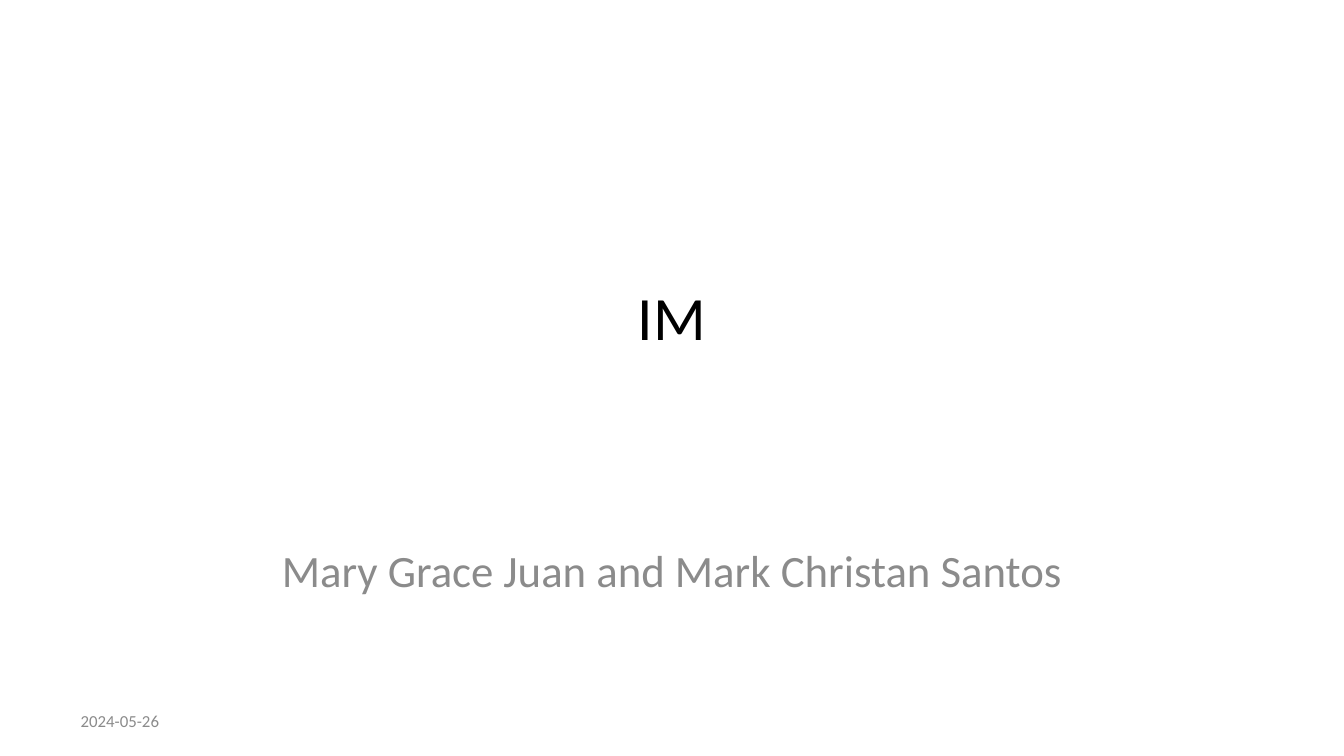
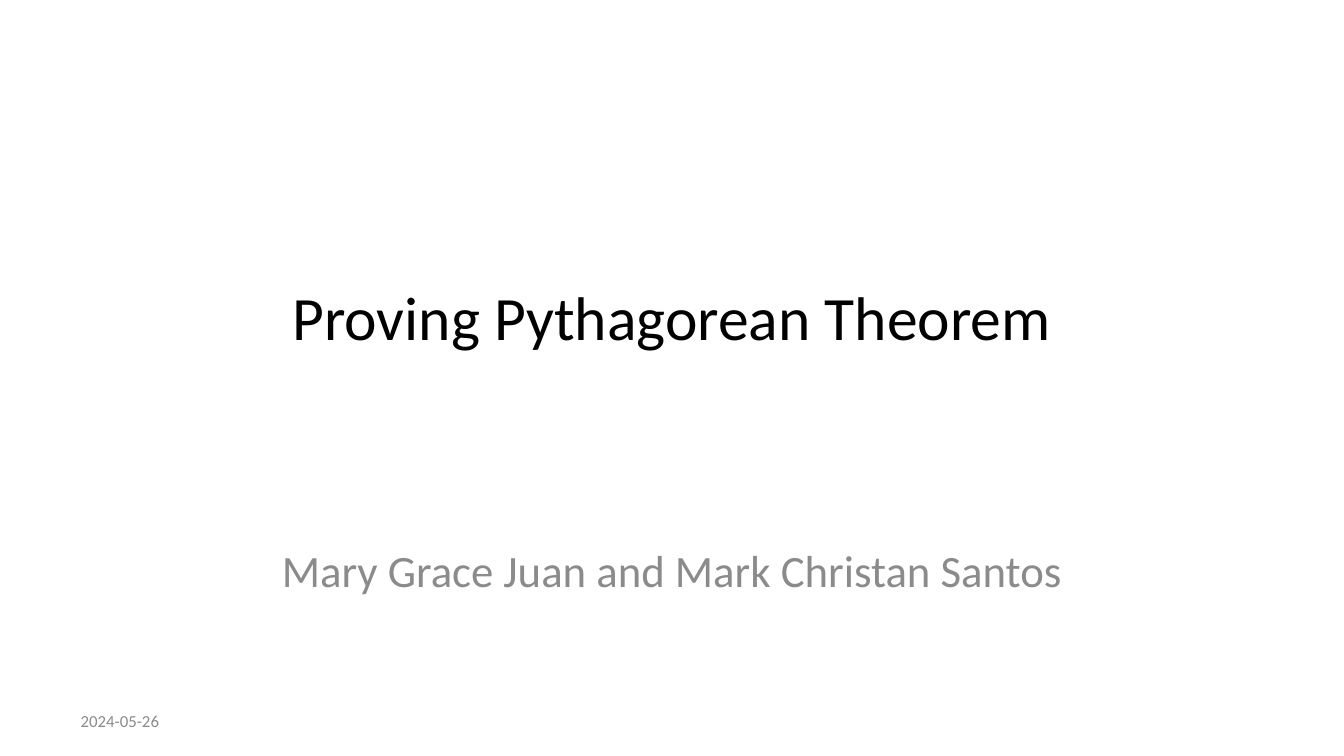
Before and after one commit to JuanMaryGraceC/Sec-Math-22, a slide deck: slide 1 of IM.pptx. Drawn at 1344x756 pixels with LibreOffice and Linux fonts; fonts in the diff are those of the drawing. Boxes give left, top, right and bottom in pixels: in the first picture for what was removed or moved away, otherwise in the second. Text is boxed around its words. In the diff, an @@ line names an element or a change of style, - is before the commit and + after.

Commit message:
finished IM and powerpoint presentation

```diff
--- a/IM.pptx
+++ b/IM.pptx
@@ title at <box>293,297,1051,351</box>: text changed @@
-IM
+Proving Pythagorean Theorem
```
Also in this commit, not shown: 1 slide removed, 2 other files.
